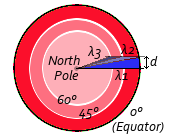
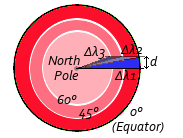
Layered file, before and after one edit (w=183, h=138). Changes by layer:
renamed "λ3" to "Δλ3", painted on it over 83, 46, 105, 59
renamed "λ2" to "Δλ2", painted on it over 120, 44, 142, 54
renamed "λ1" to "Δλ1", painted on it over 114, 70, 136, 80
